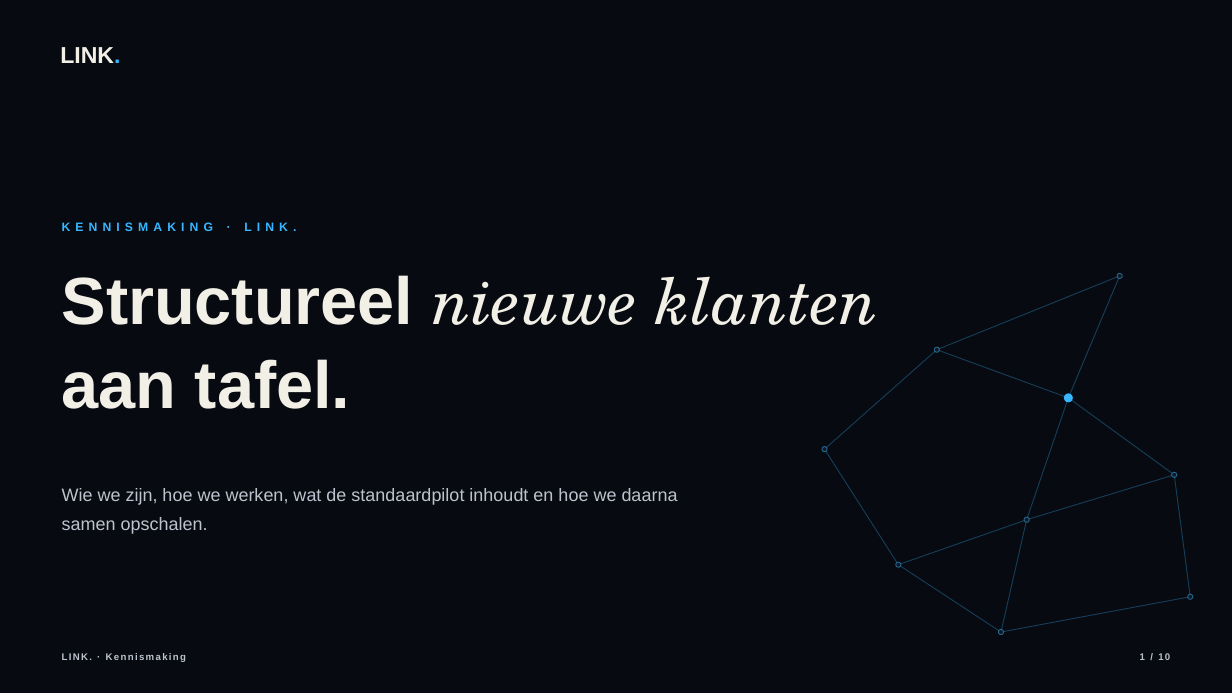
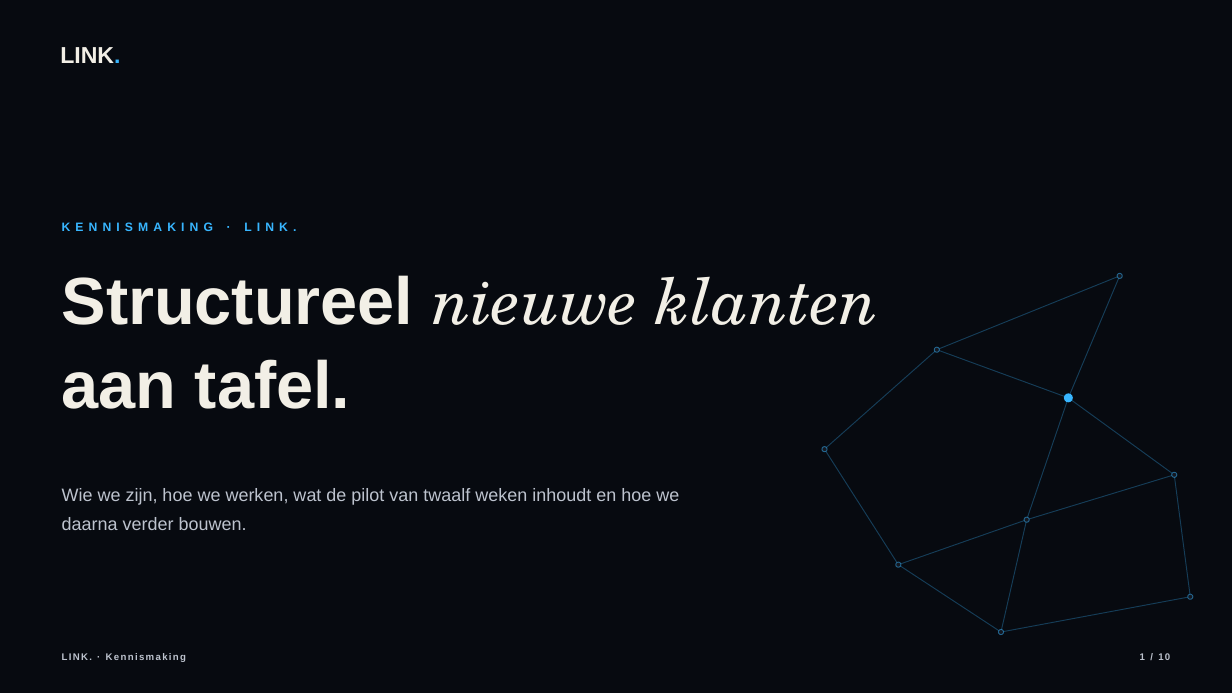
Before and after one commit to hens-lang/Test, a slide deck: slide 1 of output/LINK. kennismaking.pptx. Drawn at 1232x693 pixels with LibreOffice and Linux fonts; fonts in the diff are those of the drawing. Boxes give left, top, right and bottom in pixels: in the first picture for what was removed or moved away, otherwise in the second. Text is boxed around its words. In the diff, an @@ line names an element or a change of style, - is before the commit and + after.

```diff
--- a/output/LINK. kennismaking.pptx
+++ b/output/LINK. kennismaking.pptx
@@ text at (62, 488, 679, 530): text changed @@
-Wie we zijn, hoe we werken, wat de standaardpilot inhoudt en hoe we daarna samen opschalen.
+Wie we zijn, hoe we werken, wat de pilot van twaalf weken inhoudt en hoe we daarna verder bouwen.
```
Also in this commit, not shown: 6 other slides changed, 17 other files.
